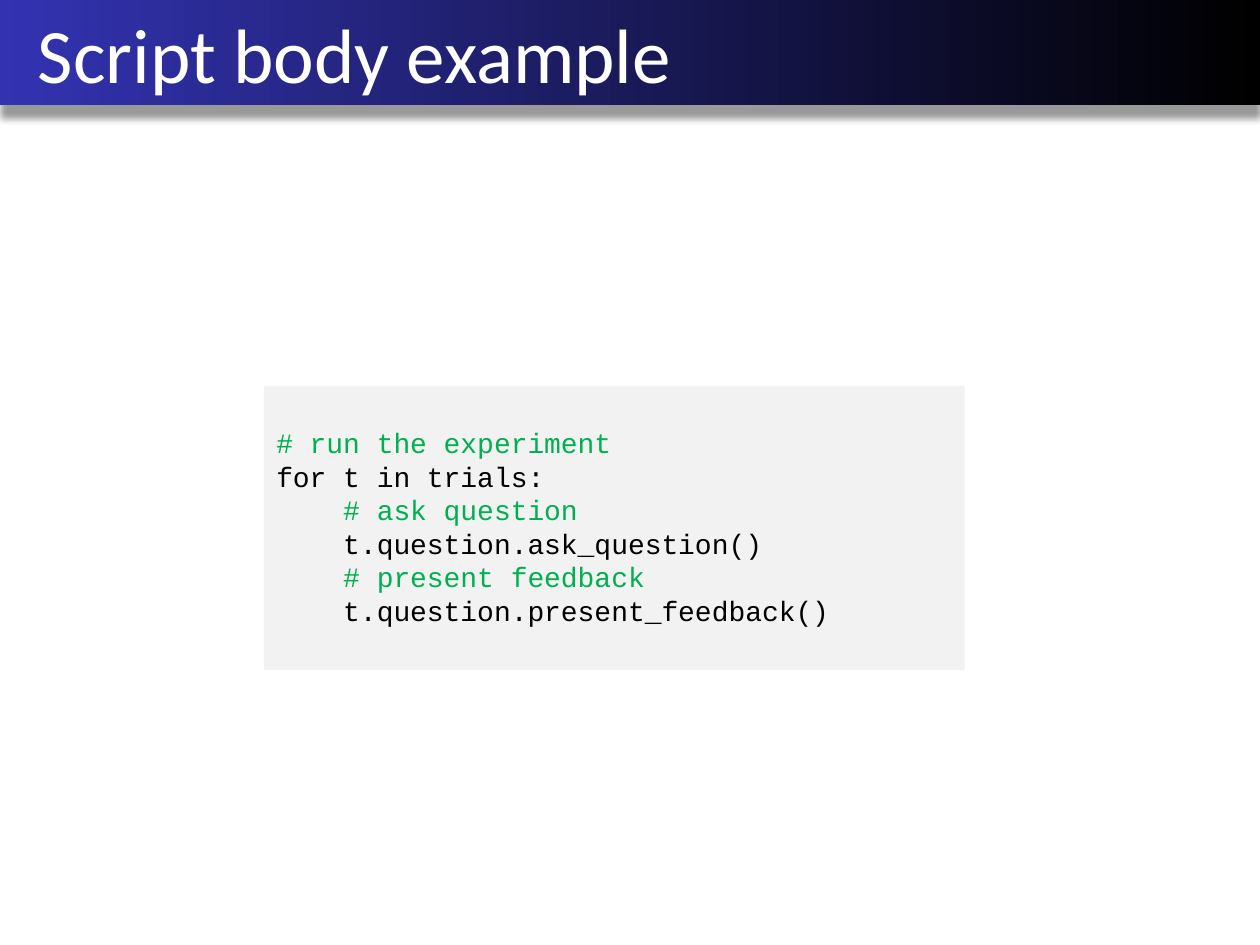
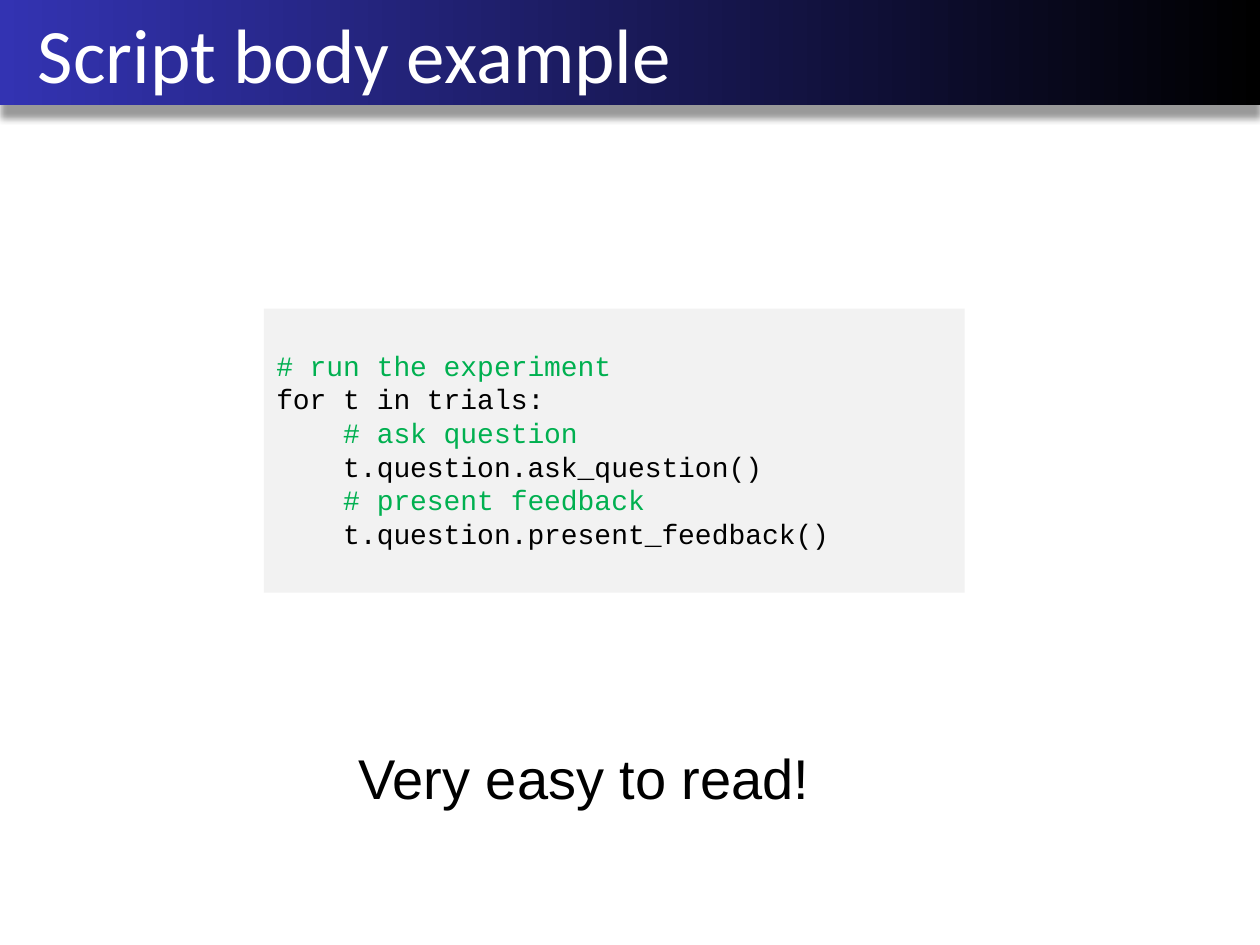
Before and after one commit to danielslab/python-oop-shapeweight-illusion, a slide deck: slide 13 of Object-Oriented Programming.pptx. Drawn at 1260x945 pixels with LibreOffice and Linux fonts; fonts in the diff are those of the drawing. Boxes give left, top, right and bottom in pixels: in the first picture for what was removed or moved away, otherwise in the second. Text is boxed around its words. In the diff, an @@ line names an element or a change of style, - is before the commit and + after.

```diff
--- a/Object-Oriented Programming.pptx
+++ b/Object-Oriented Programming.pptx
@@ rectangle "# run the experiment": place and size @@
-rectangle "# run the experiment" at bbox=[263, 386, 964, 670]
+rectangle "# run the experiment" at bbox=[263, 309, 964, 593]
@@ text added at bbox=[358, 758, 810, 810], 32 pt, text #000000 @@
+Very easy to read!
```
Also in this commit, not shown: 1 other slide changed.
